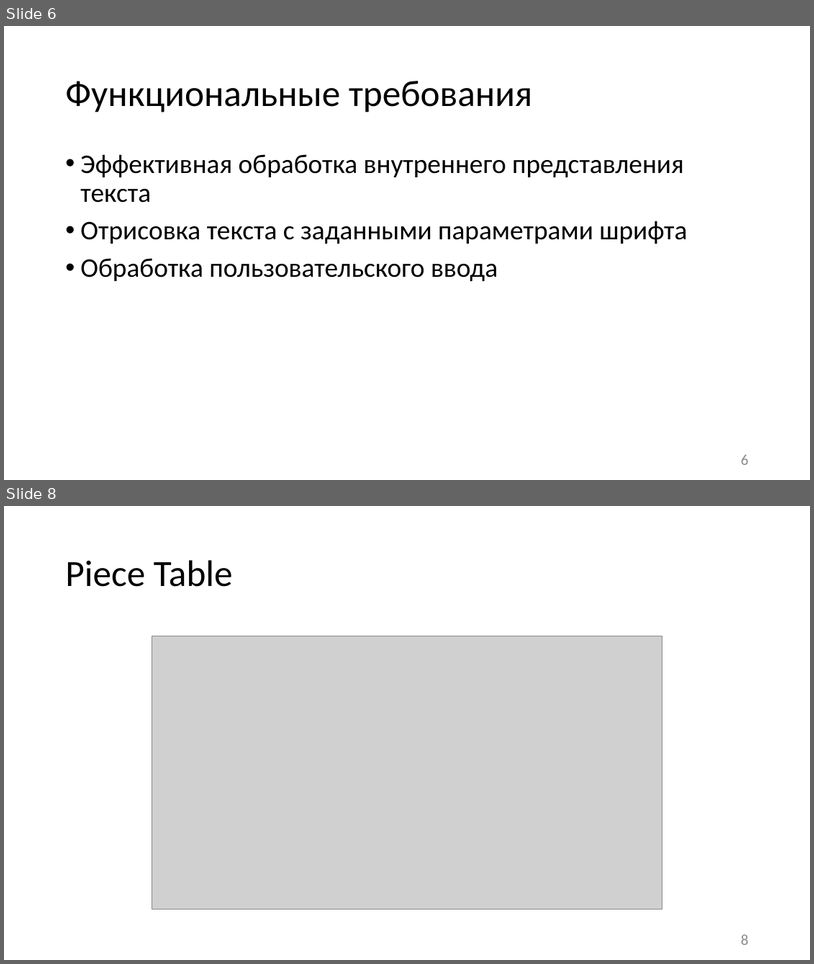
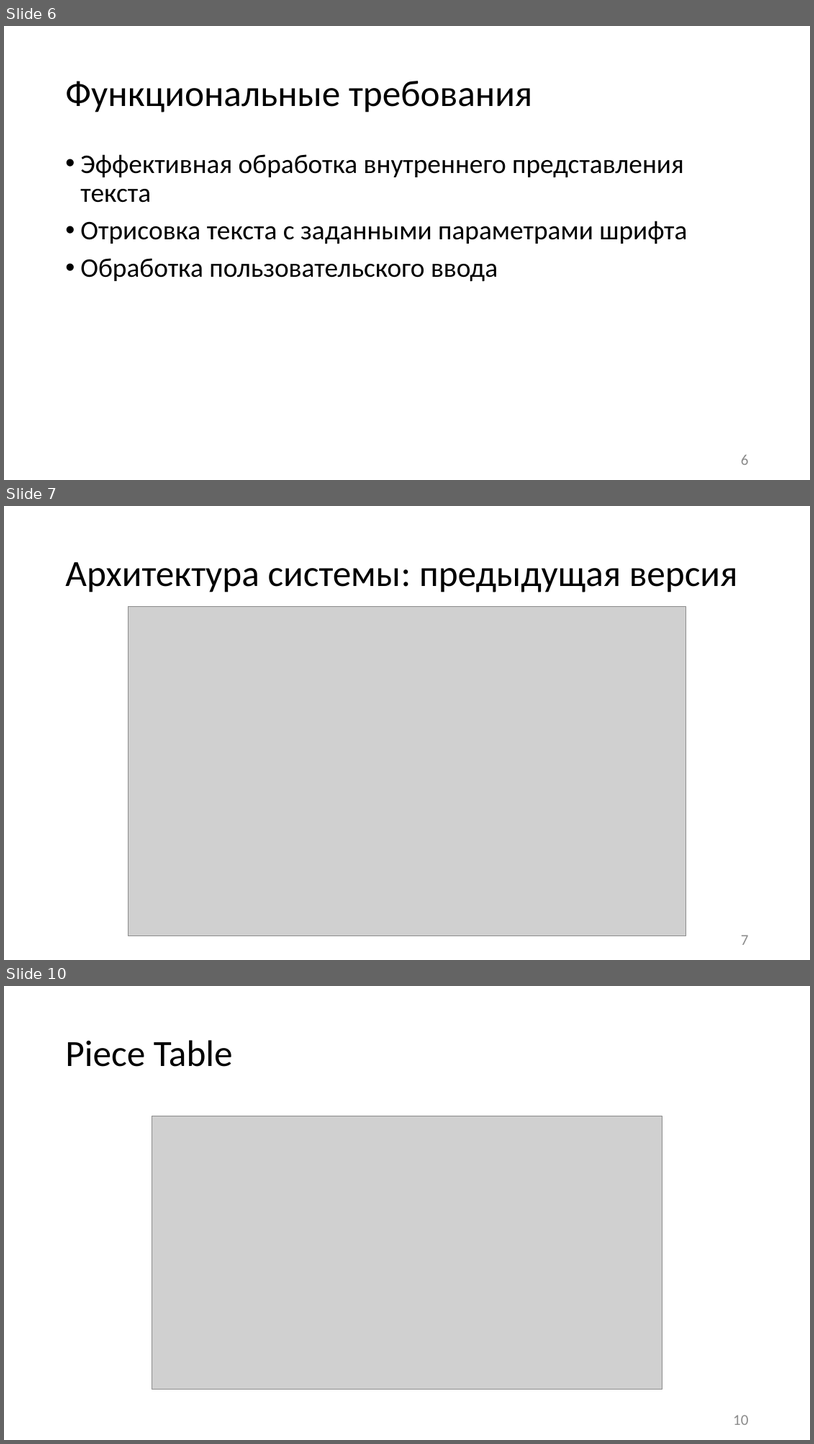
Before and after one commit to kutselabskii/diploma, a slide deck: Презентация.pptx. Shown one above the other, each under a label of ours: slides 6 and 8 before the commit, slides 6, 7 and 10 after it; the slides between them are not shown. The pictures are 814x964 and 814x1444 pixels, drawn with LibreOffice and Linux fonts; fonts in the diff are those of the drawing; grey boxes stand for pictures. Boxes give left, top, right and bottom in pixels: in the first picture for what was removed or moved away, otherwise in the second. Text is boxed around its words. In the diff, an @@ line names an element or a change of style, - is before the commit and + after.

```diff
--- a/Презентация.pptx
+++ b/Презентация.pptx
@@ slide 7 added at <box>4,506,810,960</box>, background #FFFFFF @@
@@ title added at <box>65,562,738,592</box>, 44 pt, text #000000 @@
+Архитектура системы: предыдущая версия
@@ picture added at <box>128,606,686,936</box> @@
@@ page number added at <box>741,934,749,944</box>, 18 pt, text #8C8C8C @@
+7
@@ what was slide 8 is now slide 10 @@
@@ page number at <box>733,1414,748,1424</box>: text changed @@
-8
+10
```
Also in this commit, not shown: 3 slides changed, 1 other slide added, 10 other files.
